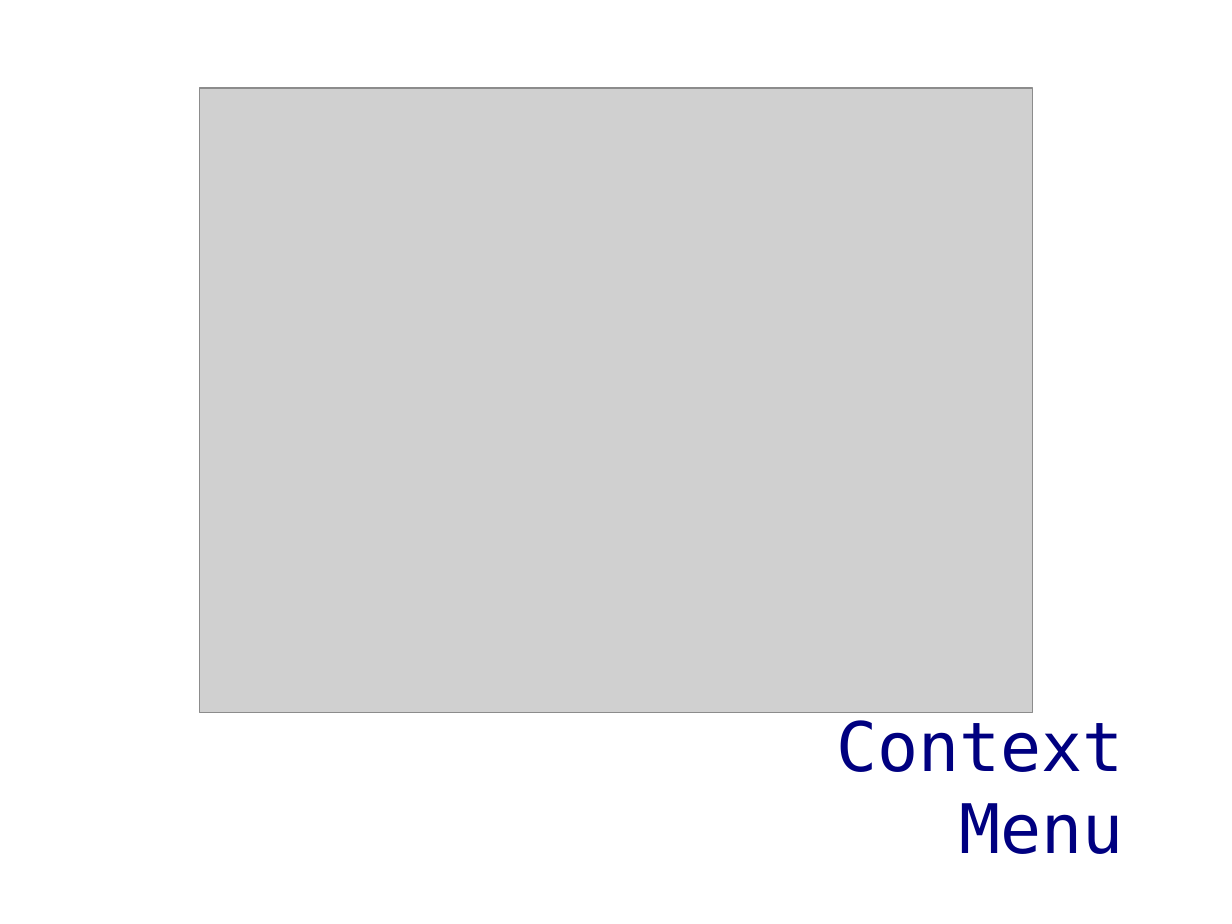
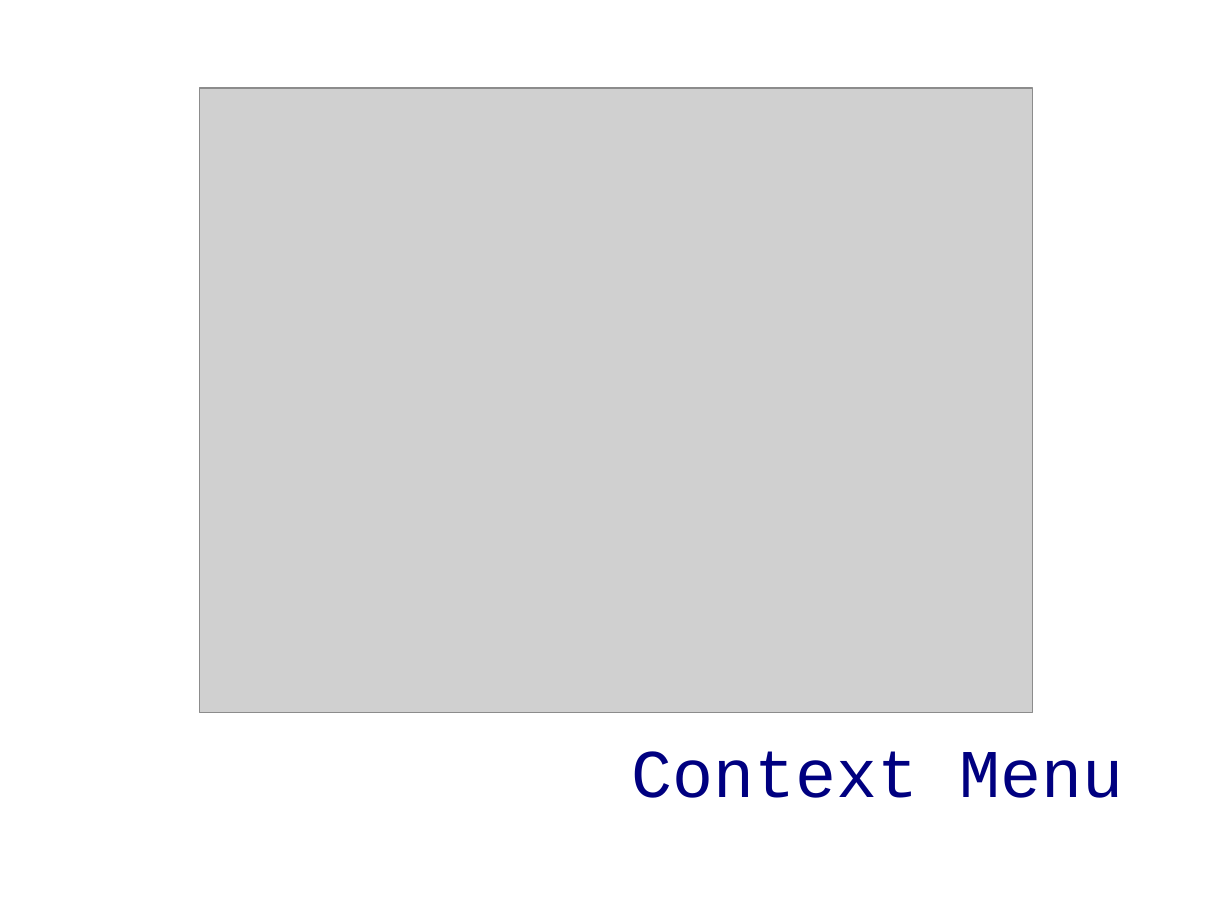
Before and after one commit to ddyngrp/bcit-courses, a slide deck: slide 11 of reports/presentation/spry_presentation.odp. Drawn at 1232x924 pixels with LibreOffice and Linux fonts; fonts in the diff are those of the drawing; grey boxes stand for pictures; background and template pictures are left out. Boxes give left, top, right and bottom in pixels: in the first picture for what was removed or moved away, otherwise in the second. Text is boxed around its words. In the diff, an @@ line names an element or a change of style, - is before the commit and + after.

Commit message:
Fixed fonts

```diff
--- a/reports/presentation/spry_presentation.odp
+++ b/reports/presentation/spry_presentation.odp
@@ text "Context Menu": place and size @@
-text "Context Menu" at box(836, 720, 1124, 854)
+text "Context Menu" at box(632, 751, 1124, 798)
@@ text "Context Menu" at box(632, 751, 1124, 798): font DejaVu Sans Mono to Courier New @@
```
Also in this commit, not shown: 13 other slides changed.
